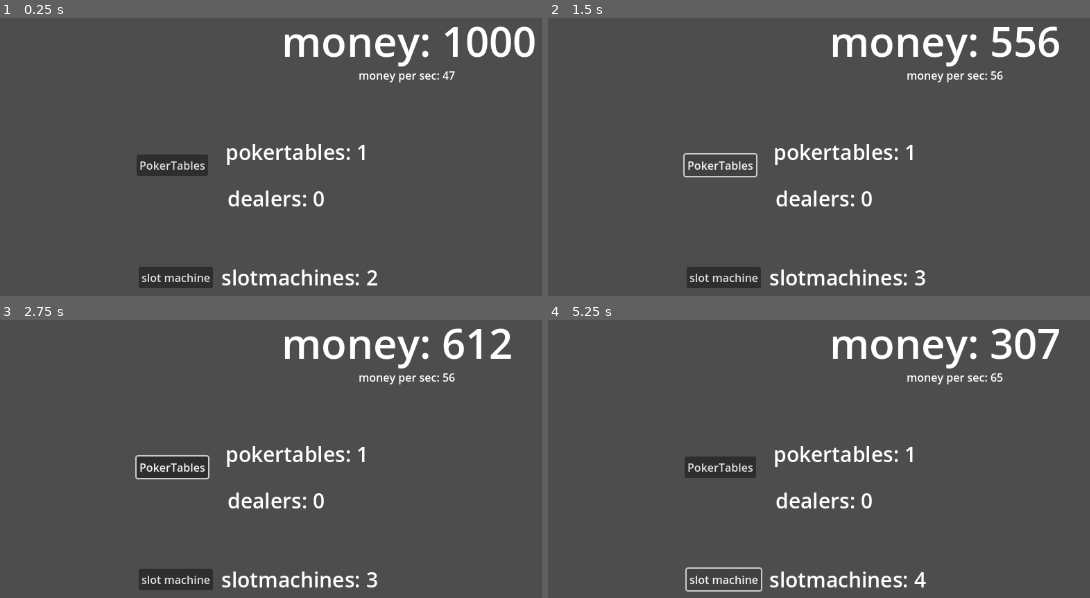
Above: before the commit, frames 1-4 (two rows, left to right).
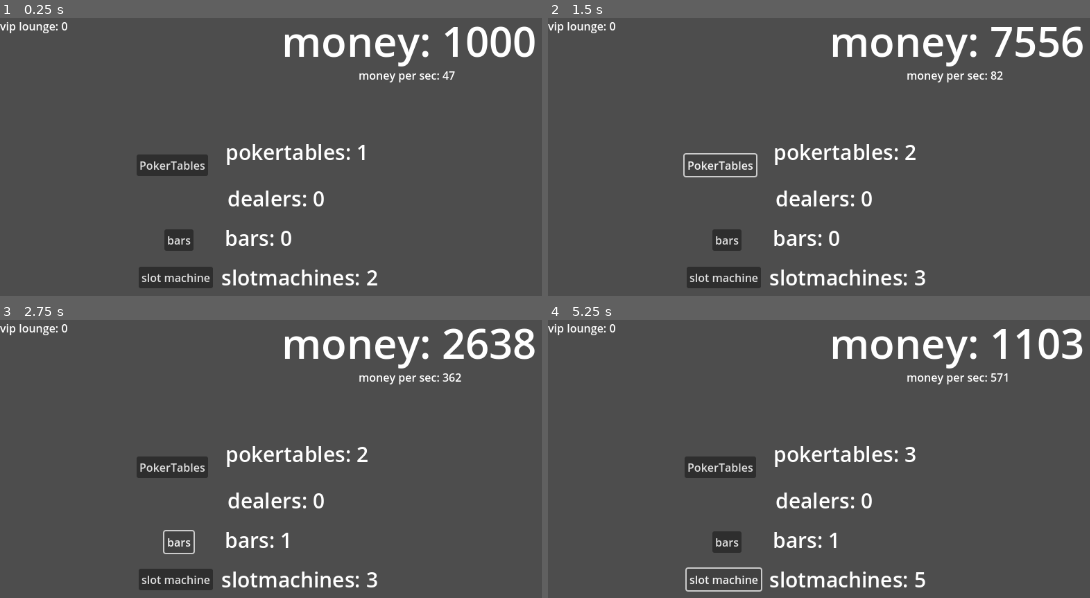
Above: after the commit, the same moments.

Repository: newdevtoo/you-are-the-casino
Game: Godot game, scene res://scenes/playing/playing.tscn
Same seed, same stepped clock (60 frames per second), same inputs: the game is played once before the commit and once after it. The project has no main scene, so this scene is started directly.
Inputs (mouse positions are in pixels of both pictures, inside the frame that each line leads up to):
- Up to frame 1 (0.25 s): no input
- Up to frame 2 (1.5 s): click "slot machine" at 0.5 s; click "PokerTables" at 1.25 s
- Up to frame 3 (2.75 s): click (178, 542) at 2 s, where only the run after the commit has a clickable "bars"
- Up to frame 4 (5.25 s): click "slot machine" at 2.75 s; click "PokerTables" at 3.5 s; click (726, 542) at 4.25 s, where only the run after the commit has a clickable "bars"; click "slot machine" at 5 s

The runs differ from the first frame. In frame 1, 0.9% of the frame differs, in the area x 0-54%, y 1-84%; in frame 2, 1.6%; in frame 3, 2.0%; in frame 4, 2.1%, in the area x 0-99%, y 1-97%.

Commit message:
bars is almost done
no cap on bar yet though

Diff:
--- a/you-are-the-casino/scenes/playing/playing.gd
+++ b/you-are-the-casino/scenes/playing/playing.gd
@@ -4,18 +4,24 @@
 @onready var slotsmac: Label = $labels/slotsmac
 @onready var pokertables: Label = $labels/pokertables
 @onready var dealers: Label = $labels/dealers
-
+@onready var bars: Label = $labels/bar
 @onready var moneypersec: Label = $labels/moneypersec
+@onready var viplounge: Label = $labels/viplounge
 
 
 func _process(delta: float) -> void:
 	slotsmac.text = "slotmachines: " + str(Gamemanager.slot_machines)
 	pokertables.text = "pokertables: " + str(Gamemanager.poker_tables)
 	dealers.text = "dealers: " + str(Gamemanager.dealers)
-	moneypersec.text = "money per sec: " + str(Gamemanager.income_per_second - Gamemanager.running_costs_per_second)
+	moneypersec.text = "money per sec: " + str(Gamemanager.income_per_second * Gamemanager.income_multiplier - Gamemanager.running_costs_per_second)
+	bars.text = "bars: " + str(Gamemanager.bar)
+	viplounge.text = "vip lounge: " + str(Gamemanager.vip)
+
+
+func _input(event: InputEvent) -> void:
 	if Input.is_action_just_pressed("clicked") and get_global_mouse_position().x > 585.0:
 		click()
-		print("itworked!")
+
 
 func _on_addmoney_timeout() -> void:
 	Gamemanager.money += Gamemanager.income_per_second * Gamemanager.income_multiplier
@@ -31,6 +37,7 @@
 		Gamemanager.running_costs_per_second += 1
 		Gamemanager.slot_machines +=1
 		Gamemanager.total_buildings += 1
+		label.text = "money: " + str(Gamemanager.money)
 
 
 func _on_pokertable_pressed() -> void:
@@ -40,11 +47,22 @@
 		Gamemanager.running_costs_per_second += 9
 		Gamemanager.poker_tables +=1
 		Gamemanager.total_buildings += 1
+		label.text = "money: " + str(Gamemanager.money)
+
+func _on_bars_pressed() -> void:
+	if Gamemanager.money > 4999:
+		Gamemanager.money -= 5000
+		Gamemanager.running_costs_per_second += 20
+		Gamemanager.bar +=1
+		Gamemanager.income_multiplier += 3
+		Gamemanager.total_buildings += 1
+		label.text = "money: " + str(Gamemanager.money)
 
 
 
 func click():
-	if Gamemanager.income_per_second == 1:
+	if Gamemanager.income_per_second > 1:
+		Gamemanager.money += Gamemanager.income_per_second/2 * Gamemanager.income_multiplier
+	else:
 		Gamemanager.money += 1
-	elif Gamemanager.income_per_second > 1:
-		Gamemanager.money += Gamemanager.income_per_second/2
+	label.text = "money: " + str(Gamemanager.money)
--- a/you-are-the-casino/scenes/playing/playing.tscn
+++ b/you-are-the-casino/scenes/playing/playing.tscn
@@ -50,6 +50,18 @@
 offset_bottom = 94.0
 text = "money per sec:"
 
+[node name="bar" type="Label" parent="labels"]
+offset_left = 324.0
+offset_top = 296.0
+offset_right = 396.0
+offset_bottom = 338.0
+theme_override_font_sizes/font_size = 30
+text = "bars:"
+
+[node name="viplounge" type="Label" parent="labels"]
+offset_right = 40.0
+offset_bottom = 23.0
+
 [node name="timers" type="Node2D" parent="."]
 
 [node name="addmoney" type="Timer" parent="timers"]
@@ -69,9 +81,17 @@
 offset_bottom = 228.0
 text = "PokerTables"
 
+[node name="bars" type="Button" parent="."]
+offset_left = 237.0
+offset_top = 305.0
+offset_right = 279.0
+offset_bottom = 336.0
+text = "bars"
+
 [node name="Button" type="Node2D" parent="."]
 position = Vector2(603, 246)
 
 [connection signal="timeout" from="timers/addmoney" to="." method="_on_addmoney_timeout"]
 [connection signal="pressed" from="slotmac" to="." method="_on_button_pressed"]
 [connection signal="pressed" from="pokertable" to="." method="_on_pokertable_pressed"]
+[connection signal="pressed" from="bars" to="." method="_on_bars_pressed"]
--- a/you-are-the-casino/script/managers/gamemanager.gd
+++ b/you-are-the-casino/script/managers/gamemanager.gd
@@ -5,7 +5,7 @@
 var casino_name: String = "My Casino"
 
 # Money
-var money: int = 1000
+var money: int = 10000
 var income_per_second: int = 55
 var income_multiplier: int = 1
 var running_costs_per_second: int = 8
@@ -19,7 +19,8 @@
 var slot_machines: int = 2
 var poker_tables: int = 1
 var dealers: int = 0
-var bars: int = 0
+var bar: int = 0
+var vip: int = 0
 
 # Time
 var current_day: int = 1
